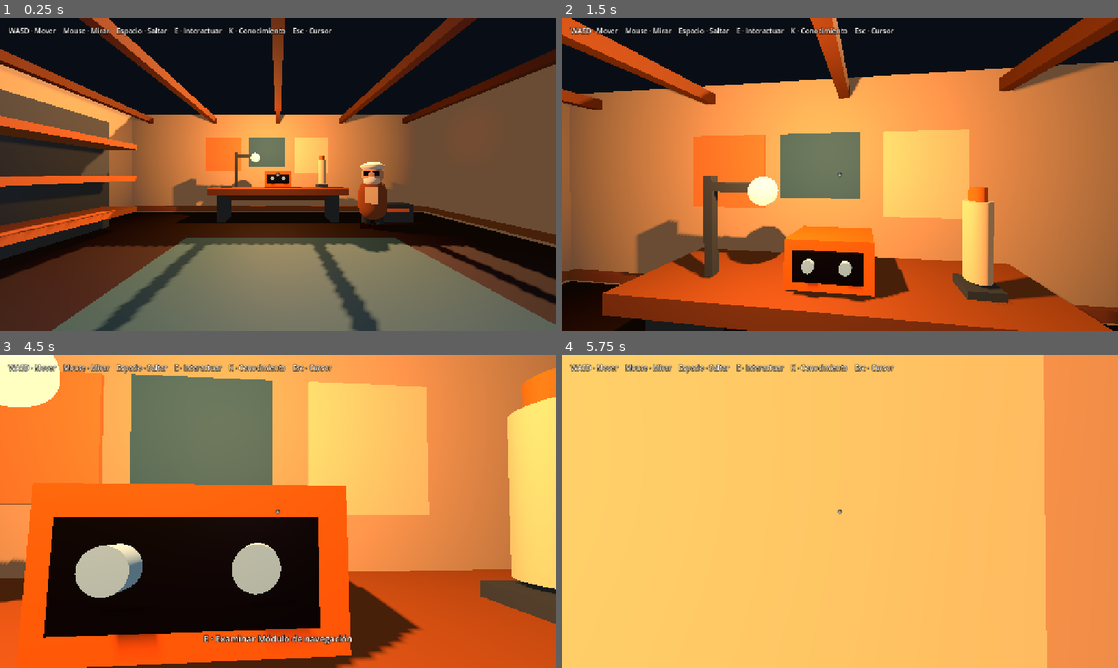
Above: before the commit, frames 1-4 (two rows, left to right).
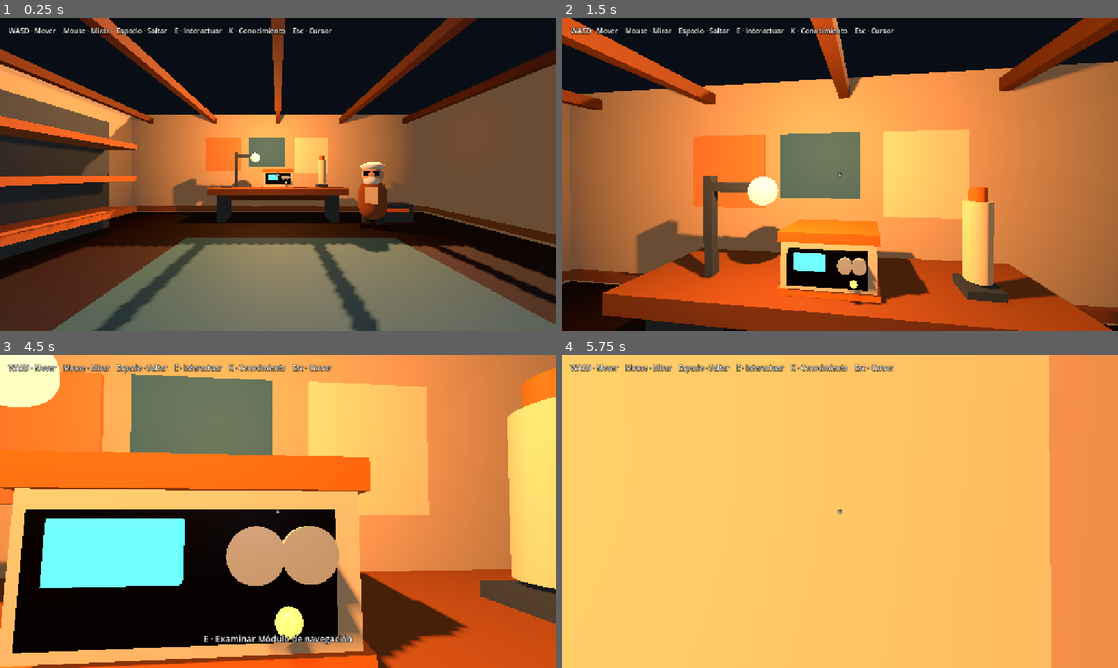
Above: after the commit, the same moments.

Repository: IDozy/starlightlegacy
Game: Godot game, scene res://scenes/main/main.tscn
Same seed, same stepped clock (60 frames per second), same inputs: the game is played once before the commit and once after it.
Inputs (mouse positions are in pixels of both pictures, inside the frame that each line leads up to):
- Up to frame 1 (0.25 s): no input
- Up to frame 2 (1.5 s): tap Enter at 0.5, 1.35 s; move the mouse to (867, 174) at 0.52 s; hold W from 0.53 s (still down); tap E at 0.6 s; click (867, 174) at 0.67 s; tap Space at 0.77 s; move the mouse to (812, 174) at 1.27 s
- Up to frame 3 (4.5 s): keep holding W; tap Space at 1.52, 2.75, 3.02, 3.77, 4.25 s; move the mouse to (289, 505) at 2.02 s; tap K at 2.1, 4.35 s; move the mouse to (272, 517) at 2.77 s; tap E at 2.85 s; click (272, 517) at 2.92 s; tap Enter at 3.5, 3.6 s; move the mouse to (316, 514) at 3.52 s; move the mouse to (233, 508) at 4.27 s
- Up to frame 4 (5.75 s): keep holding W; tap Space at 4.52 s; move the mouse to (845, 511) at 5.02 s; tap E at 5.1 s; click (845, 511) at 5.17 s

The runs differ from the first frame. In frame 1, 0.2% of the frame differs, in the area x 47-57%, y 48-61%; in frame 2, 3.6%; in frame 3, 34%, in the area x 0-85%, y 30-100%; in frame 4, 0.9%.

Commit message:
style: redesign navigation module as nasa-retro prop

Diff:
--- a/systems/interaction/inspectable_object.tscn
+++ b/systems/interaction/inspectable_object.tscn
@@ -1,39 +1,68 @@
-[gd_scene load_steps=10 format=3]
+[gd_scene load_steps=15 format=3]
 
 [ext_resource type="Script" path="res://systems/interaction/inspectable_object.gd" id="1_inspectable"]
 
 [sub_resource type="StandardMaterial3D" id="Material_body"]
-albedo_color = Color(0.86, 0.39, 0.12, 1)
-roughness = 0.72
+albedo_color = Color(0.82, 0.76, 0.63, 1)
+roughness = 0.82
 
 [sub_resource type="BoxMesh" id="Box_body"]
 material = SubResource("Material_body")
-size = Vector3(0.9, 0.5, 0.65)
+size = Vector3(0.96, 0.56, 0.68)
+
+[sub_resource type="StandardMaterial3D" id="Material_trim"]
+albedo_color = Color(0.93, 0.43, 0.15, 1)
+roughness = 0.72
+
+[sub_resource type="BoxMesh" id="Box_trim"]
+material = SubResource("Material_trim")
+size = Vector3(1.02, 0.10, 0.72)
 
 [sub_resource type="StandardMaterial3D" id="Material_panel"]
-albedo_color = Color(0.08, 0.09, 0.11, 1)
-metallic = 0.35
-roughness = 0.45
+albedo_color = Color(0.055, 0.075, 0.09, 1)
+metallic = 0.28
+roughness = 0.42
 
 [sub_resource type="BoxMesh" id="Box_panel"]
 material = SubResource("Material_panel")
-size = Vector3(0.7, 0.3, 0.05)
+size = Vector3(0.78, 0.34, 0.055)
+
+[sub_resource type="StandardMaterial3D" id="Material_screen"]
+albedo_color = Color(0.10, 0.34, 0.40, 1)
+emission_enabled = true
+emission = Color(0.20, 0.80, 0.86, 1)
+emission_energy_multiplier = 1.9
+roughness = 0.28
+
+[sub_resource type="BoxMesh" id="Box_screen"]
+material = SubResource("Material_screen")
+size = Vector3(0.31, 0.16, 0.025)
 
 [sub_resource type="StandardMaterial3D" id="Material_dial"]
-albedo_color = Color(0.55, 0.72, 0.82, 1)
-emission_enabled = true
-emission = Color(0.08, 0.18, 0.24, 1)
-emission_energy_multiplier = 1.4
-roughness = 0.3
+albedo_color = Color(0.74, 0.80, 0.80, 1)
+metallic = 0.32
+roughness = 0.36
 
 [sub_resource type="CylinderMesh" id="Cylinder_dial"]
 material = SubResource("Material_dial")
-top_radius = 0.06
-bottom_radius = 0.06
-height = 0.06
+top_radius = 0.07
+bottom_radius = 0.07
+height = 0.065
+
+[sub_resource type="StandardMaterial3D" id="Material_light"]
+albedo_color = Color(0.95, 0.72, 0.28, 1)
+emission_enabled = true
+emission = Color(1, 0.61, 0.18, 1)
+emission_energy_multiplier = 2.6
+roughness = 0.22
+
+[sub_resource type="SphereMesh" id="Sphere_light"]
+material = SubResource("Material_light")
+radius = 0.035
+height = 0.07
 
 [sub_resource type="BoxShape3D" id="Shape_body"]
-size = Vector3(0.9, 0.5, 0.65)
+size = Vector3(1.02, 0.62, 0.72)
 
 [node name="InspectableObject" type="StaticBody3D"]
 script = ExtResource("1_inspectable")
@@ -48,19 +77,35 @@
 [node name="Body" type="MeshInstance3D" parent="Visual"]
 mesh = SubResource("Box_body")
 
+[node name="TopTrim" type="MeshInstance3D" parent="Visual"]
+position = Vector3(0, 0.28, 0)
+mesh = SubResource("Box_trim")
+
+[node name="BottomTrim" type="MeshInstance3D" parent="Visual"]
+position = Vector3(0, -0.28, 0)
+mesh = SubResource("Box_trim")
+
 [node name="FacePanel" type="MeshInstance3D" parent="Visual"]
-position = Vector3(0, 0, 0.34)
+position = Vector3(0, 0, 0.365)
 mesh = SubResource("Box_panel")
 
+[node name="Screen" type="MeshInstance3D" parent="Visual"]
+position = Vector3(-0.16, 0.065, 0.407)
+mesh = SubResource("Box_screen")
+
 [node name="DialLeft" type="MeshInstance3D" parent="Visual"]
-position = Vector3(-0.18, 0.02, 0.39)
+position = Vector3(0.18, 0.055, 0.41)
 rotation_degrees = Vector3(90, 0, 0)
 mesh = SubResource("Cylinder_dial")
 
 [node name="DialRight" type="MeshInstance3D" parent="Visual"]
-position = Vector3(0.18, 0.02, 0.39)
+position = Vector3(0.31, 0.055, 0.41)
 rotation_degrees = Vector3(90, 0, 0)
 mesh = SubResource("Cylinder_dial")
 
+[node name="StatusLight" type="MeshInstance3D" parent="Visual"]
+position = Vector3(0.26, -0.11, 0.415)
+mesh = SubResource("Sphere_light")
+
 [node name="CollisionShape3D" type="CollisionShape3D" parent="."]
 shape = SubResource("Shape_body")
